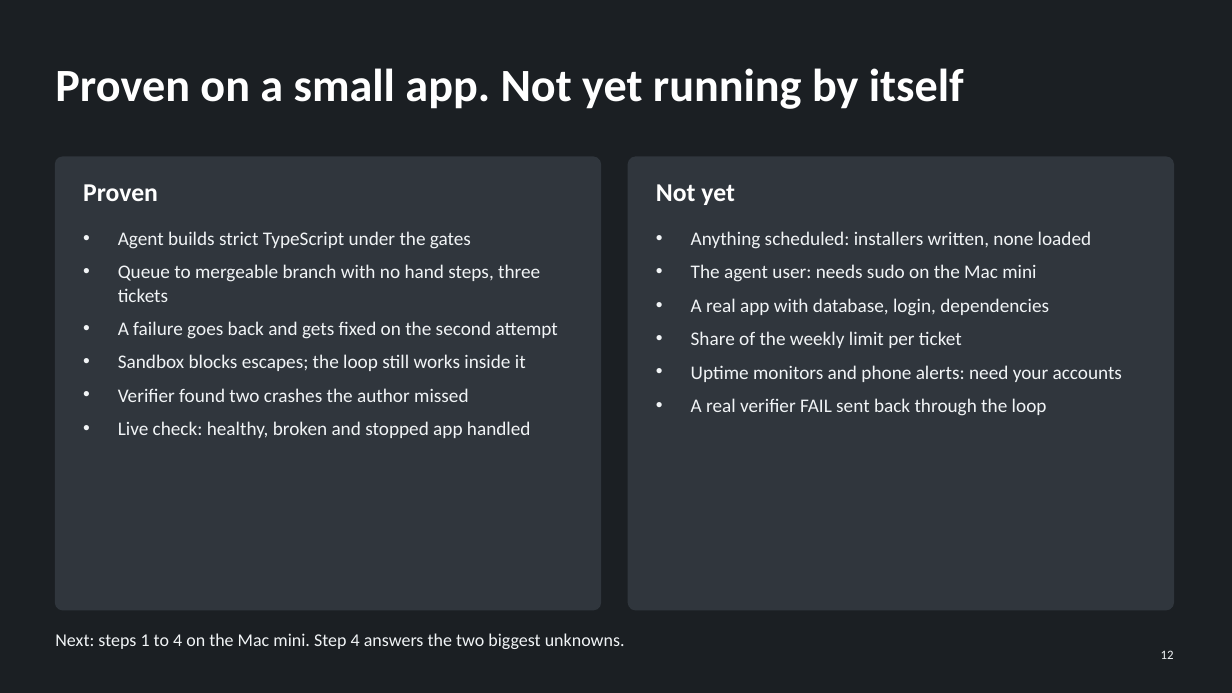
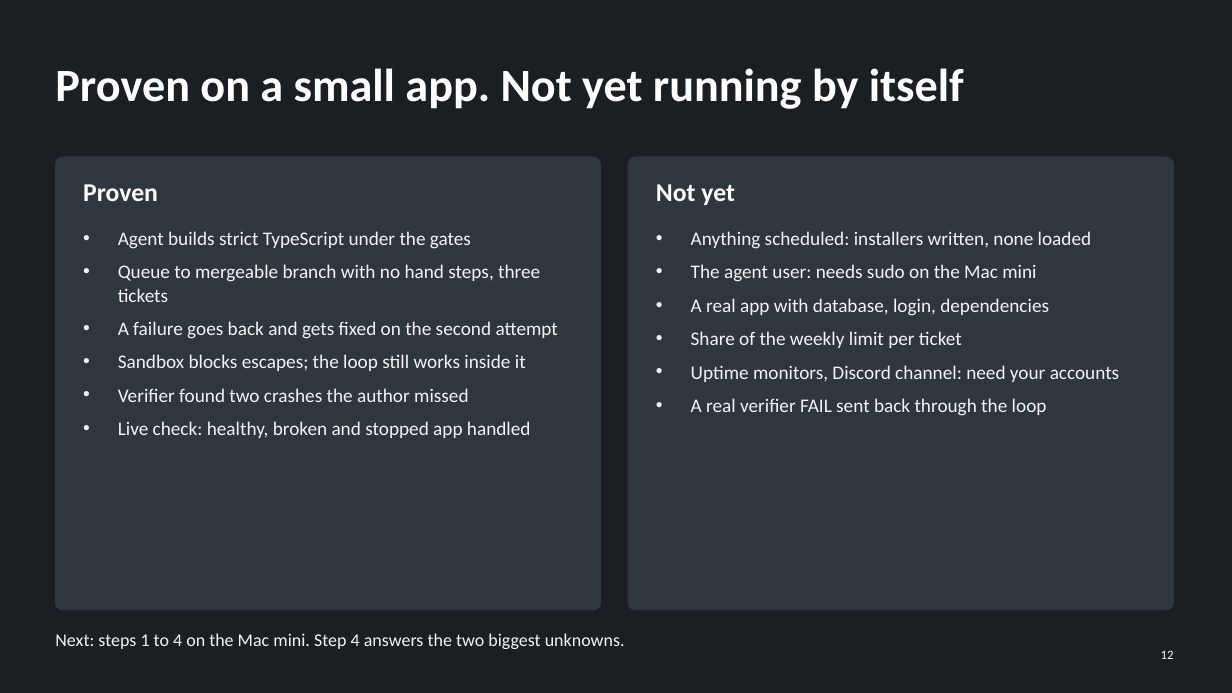
Before and after one commit to Chenophobia/Achentic, a slide deck: slide 12 of Agentic dev cycle.pptx. Drawn at 1232x693 pixels with LibreOffice and Linux fonts; fonts in the diff are those of the drawing. Boxes give left, top, right and bottom in pixels: in the first picture for what was removed or moved away, otherwise in the second. Text is boxed around its words. In the diff, an @@ line names an element or a change of style, - is before the commit and + after.

```diff
--- a/Agentic dev cycle.pptx
+++ b/Agentic dev cycle.pptx
@@ text at box(691, 365, 1119, 382): text changed @@
-• Uptime monitors and phone alerts: need your accounts
+• Uptime monitors, Discord channel: need your accounts
```
Also in this commit, not shown: 5 other slides changed, 29 other files.
